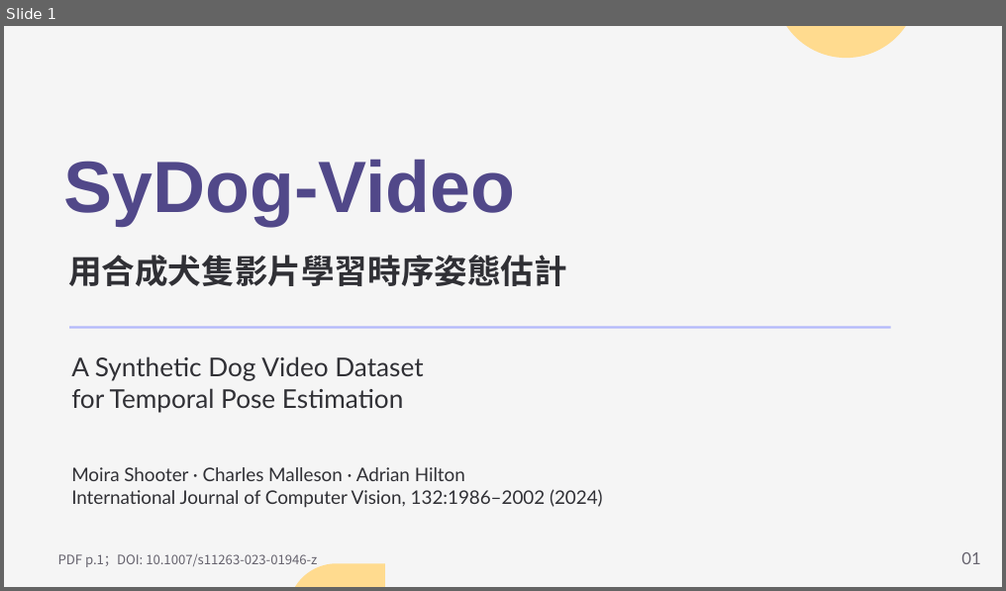
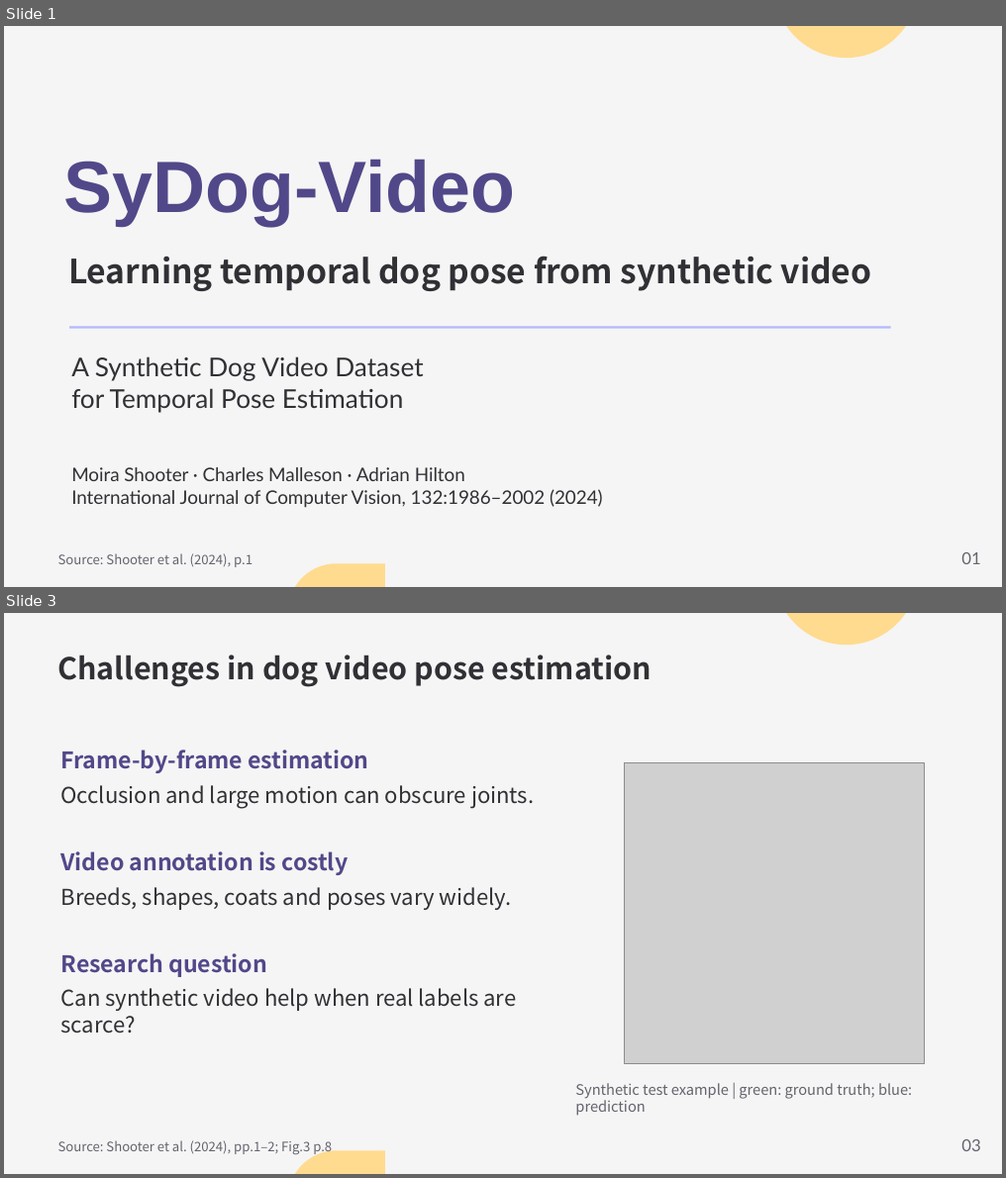
Before and after one commit to Funji713/presentation-design-pro, a slide deck: examples/sydog-video/SyDog-Video.pptx. Shown one above the other, each under a label of ours: slide 1 before the commit, slides 1 and 3 after it; the slides between them are not shown. The pictures are 1006x591 and 1006x1178 pixels, drawn with LibreOffice and Linux fonts; fonts in the diff are those of the drawing; grey boxes stand for pictures. Boxes give left, top, right and bottom in pixels: in the first picture for what was removed or moved away, otherwise in the second. Text is boxed around its words. In the diff, an @@ line names an element or a change of style, - is before the commit and + after.

```diff
--- a/examples/sydog-video/SyDog-Video.pptx
+++ b/examples/sydog-video/SyDog-Video.pptx
@@ slide 3 added at (4,613,1002,1174), background #F5F5F5; not listed: 2 template elements that a slide beside it also shows @@
@@ text added at (58,655,651,687), 21.8 pt, text #303035, bold @@
+Challenges in dog video pose estimation
@@ text added at (61,750,368,773), 16.5 pt, text #514889, bold @@
+Frame-by-frame estimation
@@ text added at (61,785,534,808), 15.8 pt, text #303035 @@
+Occlusion and large motion can obscure joints.
@@ picture added at (625,762,924,1064) @@
@@ text added at (61,852,349,875), 16.5 pt, text #514889, bold @@
+Video annotation is costly
@@ text added at (61,887,512,910), 15.8 pt, text #303035 @@
+Breeds, shapes, coats and poses vary widely.
@@ text added at (61,954,267,977), 16.5 pt, text #514889, bold @@
+Research question
@@ text added at (61,988,517,1034), 15.8 pt, text #303035 @@
+Can synthetic video help when real labels are scarce?
@@ text added at (575,1083,912,1116), 10.5 pt, text #66636E @@
+Synthetic test example | green: ground truth; blue: prediction
@@ text added at (58,1141,332,1156), 9.4 pt, text #66636E @@
+Source: Shooter et al. (2024), pp.1–2; Fig.3 p.8
@@ text added at (961,1140,980,1152), 12 pt, text #66636E @@
+03
@@ slide 1 changed as well @@
@@ text at (68,256,872,291): text changed @@
-用合成犬隻影片學習時序姿態估計
+Learning temporal dog pose from synthetic video
@@ text at (58,554,252,568): text changed @@
-PDF p.1；DOI: 10.1007/s11263-023-01946-z
+Source: Shooter et al. (2024), p.1
```
Also in this commit, not shown: 21 other slides changed, 8 other slides added, 9 slides removed, 5 other files.
